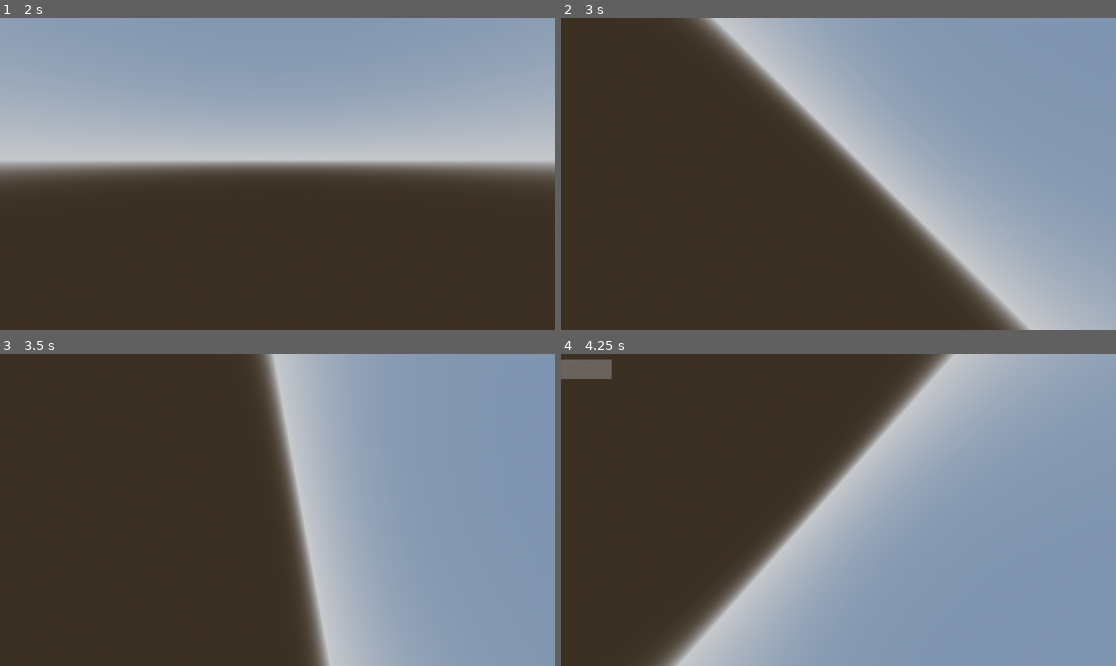
Above: before the commit, frames 1-4 (two rows, left to right).
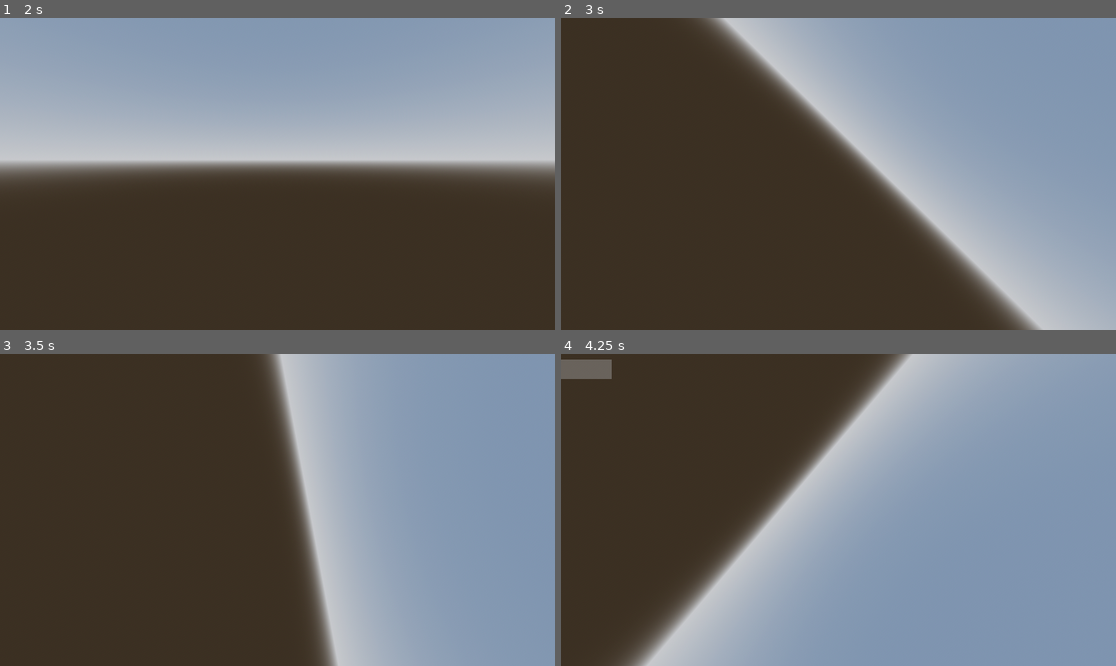
Above: after the commit, the same moments.

Repository: popsiiicle/spacegame
Game: Godot game, scene res://Scenes/3dlevel.tscn
Same seed, same stepped clock (60 frames per second), same inputs: the game is played once before the commit and once after it.
Inputs (mouse positions are in pixels of both pictures, inside the frame that each line leads up to):
- Up to frame 1 (2 s): tap Enter at 0.5 s; move the mouse to (399, 158) at 0.52 s; hold D (right) 0.53-1.28 s; tap Ctrl (crouch) at 0.6 s; click (399, 158) at 0.67 s; tap Space (jump) at 0.77, 1.25, 1.52 s; move the mouse to (249, 174) at 1.27 s; hold W (forward) from 1.28 s (still down); tap Shift (dash) at 1.35 s
- Up to frame 2 (3 s): keep holding W (forward); tap Enter at 2 s; move the mouse to (849, 167) at 2.02 s; hold Q (rotate_l) 2.03-2.78 s; move the mouse to (832, 180) at 2.77 s; tap E (rotate_r) at 2.85 s
- Up to frame 3 (3.5 s): keep holding W (forward); tap Space (jump) at 3.02 s
- Up to frame 4 (4.25 s): keep holding W (forward); move the mouse to (877, 513) at 3.52 s; tap Ctrl (crouch) at 3.6 s; tap Space (jump) at 3.77 s; tap F1 (debug) at 4.15 s

Frame 1 is identical in both runs. In frame 2, 4.6% of the frame differs, in the area x 24-87%, y 0-100%; in frame 3, 3.2%; in frame 4, 12%, in the area x 10-72%, y 0-100%.
Error before the commit: Invalid call. Nonexistent function 'enter' in base 'Nil'. (res://Scripts/statemachine.gd:17)

Commit message:
Worked on Debug Panel, Disabled State Machine Temporarily

Diff:
--- a/Scenes/character.tscn
+++ b/Scenes/character.tscn
@@ -1,8 +1,6 @@
-[gd_scene load_steps=9 format=3 uid="uid://yiapmafoosfp"]
+[gd_scene load_steps=7 format=3 uid="uid://yiapmafoosfp"]
 
 [ext_resource type="Script" path="res://Scripts/player.gd" id="1_7vn4t"]
-[ext_resource type="Script" path="res://Scripts/statemachine.gd" id="2_lnc8h"]
-[ext_resource type="Script" path="res://Scripts/SpaceState.gd" id="3_gsgmx"]
 [ext_resource type="Theme" uid="uid://coft00lm1ektl" path="res://resource/debug_ui.tres" id="4_d2p3h"]
 [ext_resource type="Script" path="res://Scripts/debug_panel.gd" id="5_e877l"]
 
@@ -38,10 +36,8 @@
 mesh = SubResource("TextMesh_k87y8")
 
 [node name="PlayerStateMachine" type="Node" parent="."]
-script = ExtResource("2_lnc8h")
 
 [node name="SpaceState" type="Node" parent="PlayerStateMachine"]
-script = ExtResource("3_gsgmx")
 
 [node name="Control" type="Control" parent="."]
 layout_mode = 3
@@ -70,4 +66,5 @@
 layout_mode = 2
 
 [node name="VBoxContainer" type="VBoxContainer" parent="Control/DebugContainer/MarginContainer"]
+unique_name_in_owner = true
 layout_mode = 2
--- a/Scripts/debug_panel.gd
+++ b/Scripts/debug_panel.gd
@@ -1,7 +1,20 @@
 extends PanelContainer
+
+var property
+@onready var property_container = %VBoxContainer
+
+#set debug panel to not loaded on start
 func _ready():
 	visible=false
 
+#toggle deebug panel
 func _input(event):
 	if event.is_action_pressed("debug"):
 		visible = !visible
+
+#callable function to add new debug property
+func add_debug_property(title : String,value):
+	property = Label.new() #create new label node
+	property_container.add_child(property) #adds label as a child node to vbox
+	property.name = title #sets a title to the node
+	property .text = property.name + value
--- a/Scripts/player.gd
+++ b/Scripts/player.gd
@@ -2,6 +2,7 @@
 
 
 #game constants
+const SENS = 0.00375
 const SPEED = 5.0
 const JUMP_VELOCITY = 4.5
 const THRUSTVEL = 10
@@ -62,9 +63,9 @@
 			var msign = sign(-event.relative.x)
 			if msign != 0:
 				if msign * neckroty < deg_to_rad(60):
-					neck.rotate_object_local(Vector3(0,1,0),-event.relative.x*0.002)
+					neck.rotate_object_local(Vector3(0,1,0),-event.relative.x*SENS)
 				else:
-					cpivot.rotate_object_local(Vector3(0,1,0),-event.relative.x*0.002)
+					cpivot.rotate_object_local(Vector3(0,1,0),-event.relative.x*SENS)
 
 
 			#controls up and down movements of the mouse, moves camera if camera is not moved to the max, rotates body if it isn't
